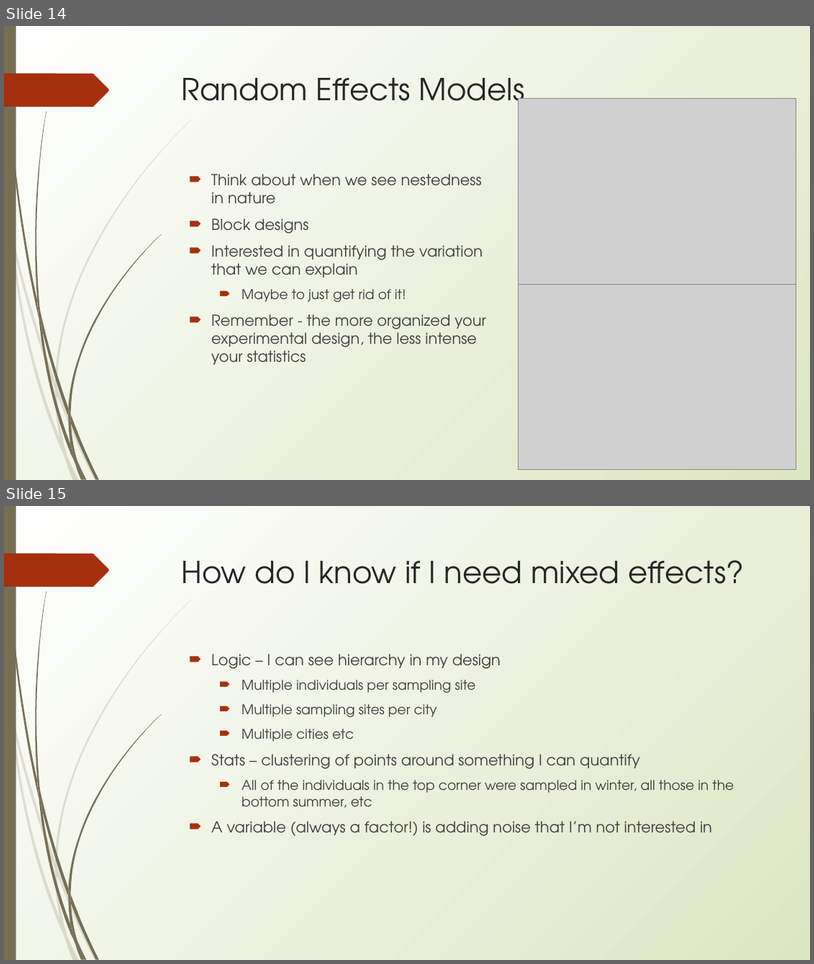
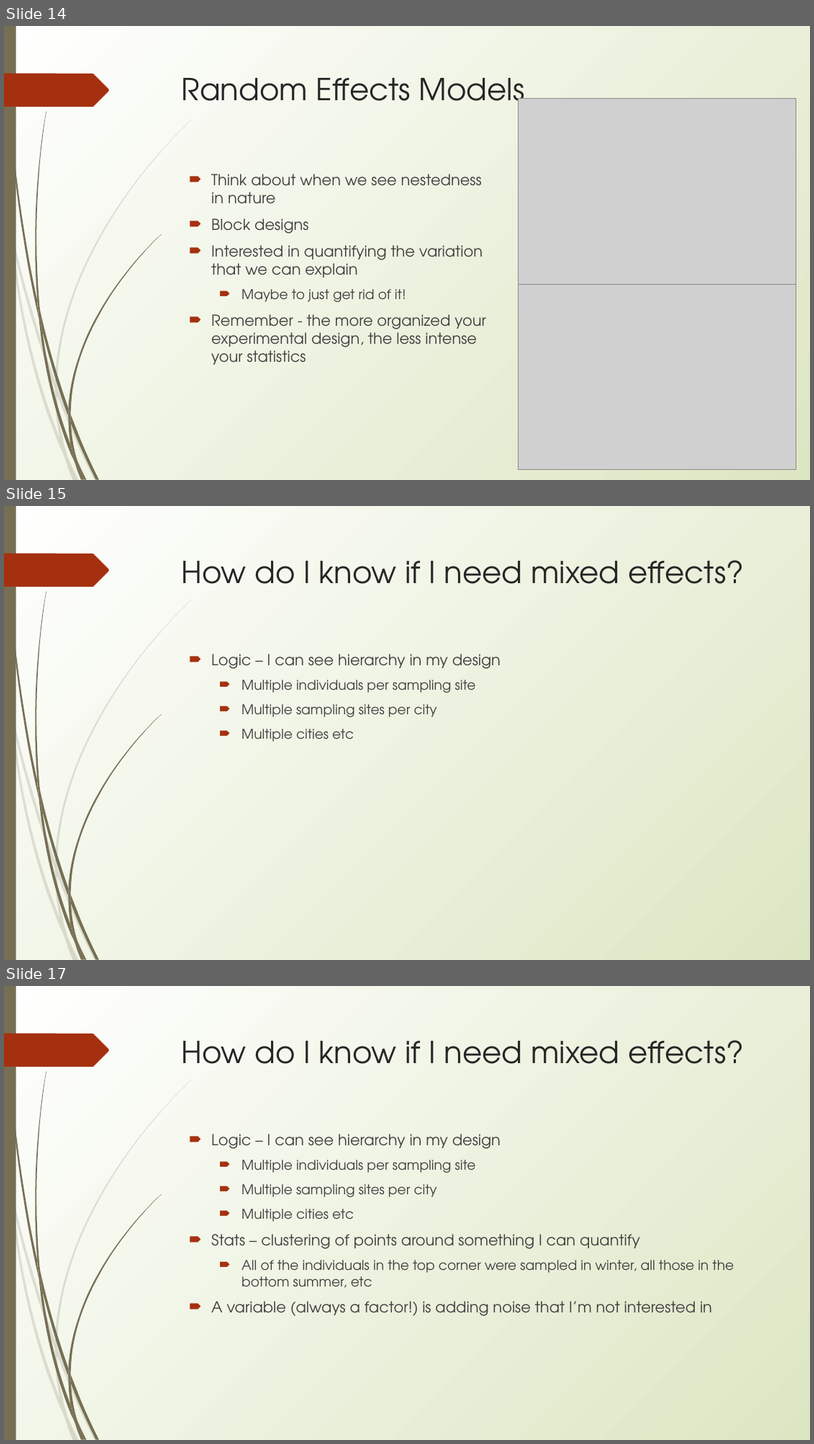
Before and after one commit to erynmcfarlane/GraduateStatsClass, a slide deck: Lecture6.pptx. Shown one above the other, each under a label of ours: slides 14 and 15 before the commit, slides 14, 15 and 17 after it; the slides between them are not shown. The pictures are 814x964 and 814x1444 pixels, drawn with LibreOffice and Linux fonts; fonts in the diff are those of the drawing; grey boxes stand for pictures. Boxes give left, top, right and bottom in pixels: in the first picture for what was removed or moved away, otherwise in the second. Text is boxed around its words. In the diff, an @@ line names an element or a change of style, - is before the commit and + after.

```diff
--- a/Lecture6.pptx
+++ b/Lecture6.pptx
@@ slide 15 added at (4,506,810,960), background gradient #FFFFFF to #DDE6C3; not listed: 24 template elements that a slide beside it also shows @@
@@ title added at (182,560,744,584), 36 pt, text #262626 @@
+How do I know if I need mixed effects?
@@ text added at (211,654,501,741), 16 pt, text #3F3F3F @@
+🠶 Logic – I can see hierarchy in my design
+  🠶 Multiple individuals per sampling site
+  🠶 Multiple sampling sites per city
+  🠶 Multiple cities etc
@@ what was slide 15 is now slide 17 @@
```
Also in this commit, not shown: 1 slide changed, 6 other slides added, 1 other file.
